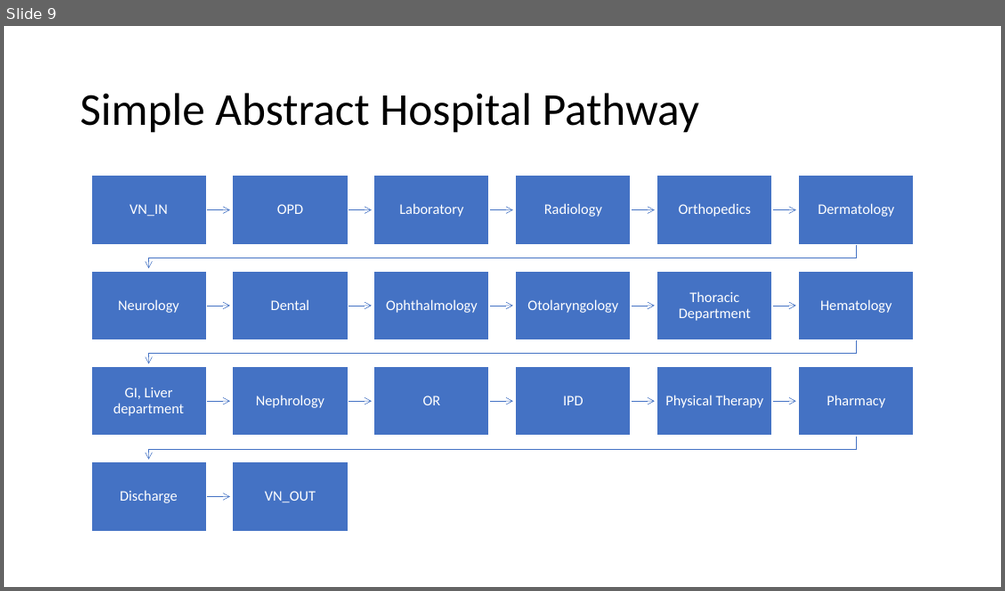
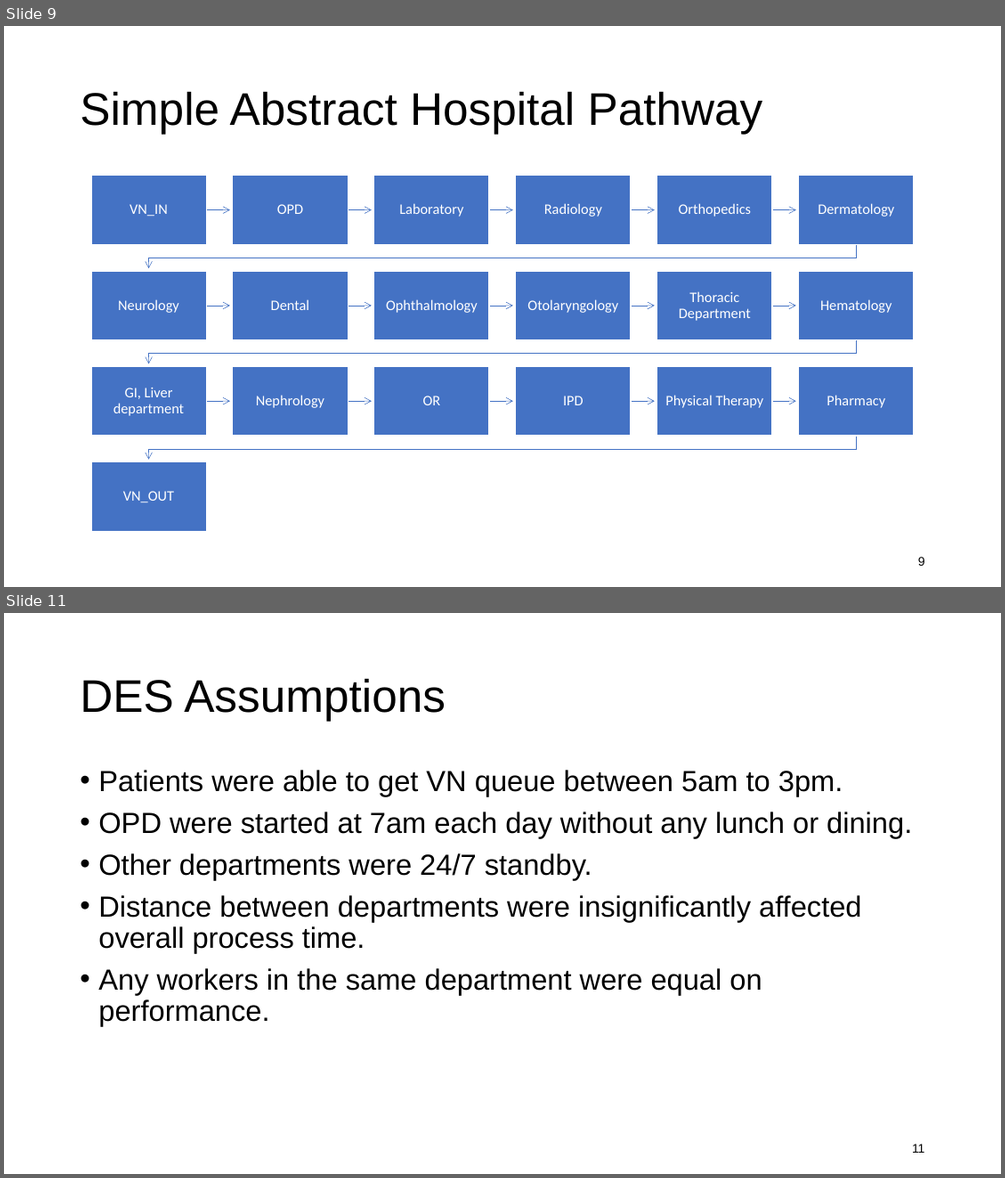
Before and after one commit to kawin7538/ds_hospital_project, a slide deck: memo_presentation/memo.pptx. Shown one above the other, each under a label of ours: slide 9 before the commit, slides 9 and 11 after it; the slides between them are not shown. The pictures are 1005x591 and 1005x1178 pixels, drawn with LibreOffice and Linux fonts; fonts in the diff are those of the drawing. Boxes give left, top, right and bottom in pixels: in the first picture for what was removed or moved away, otherwise in the second. Text is boxed around its words. In the diff, an @@ line names an element or a change of style, - is before the commit and + after.

```diff
--- a/memo_presentation/memo.pptx
+++ b/memo_presentation/memo.pptx
@@ slide 11 added at (x1=4, y1=613, x2=1001, y2=1174), background #FFFFFF @@
@@ title added at (x1=80, y1=678, x2=445, y2=721), 44 pt, text #000000 @@
+DES Assumptions
@@ text added at (x1=98, y1=770, x2=912, y2=1026), 28 pt, text #000000 @@
+• Patients were able to get VN queue between 5am to 3pm.
+• OPD were started at 7am each day without any lunch or dining.
+• Other departments were 24/7 standby.
+• Distance between departments were insignificantly affected overall process time.
+• Any workers in the same department were equal on performance.
@@ page number added at (x1=912, y1=1143, x2=924, y2=1152), 12 pt, text #000000 @@
+11
@@ slide 9 changed as well @@
@@ title "Simple Abstract Hospital Pathway" at (x1=80, y1=91, x2=763, y2=134): font Calibri to Arial @@
@@ text "VN_OUT" moved from (x1=265, y1=491, x2=316, y2=502) to (x1=123, y1=491, x2=174, y2=502) @@
@@ rectangle removed at (x1=233, y1=462, x2=348, y2=531) @@
@@ text removed at (x1=120, y1=490, x2=178, y2=503) @@
-Discharge
@@ freeform shape removed at (x1=206, y1=492, x2=230, y2=500) @@
@@ page number added at (x1=918, y1=556, x2=925, y2=565), 12 pt, text #000000 @@
+9
```
Also in this commit, not shown: 12 other slides changed, 1 other slide added, 1 slide removed, 5 other files.
